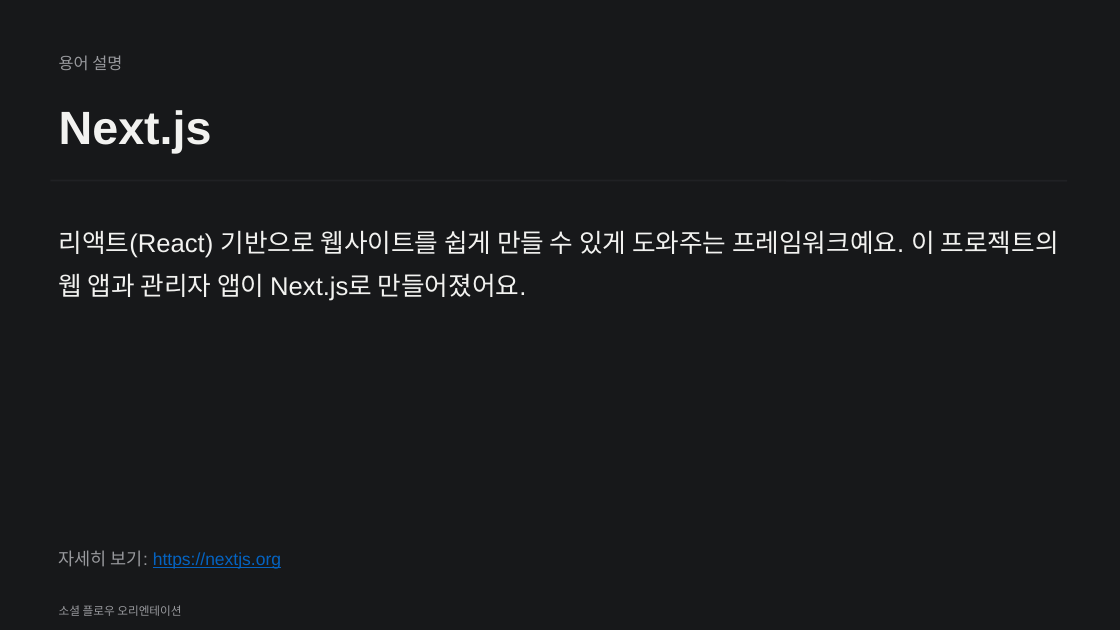
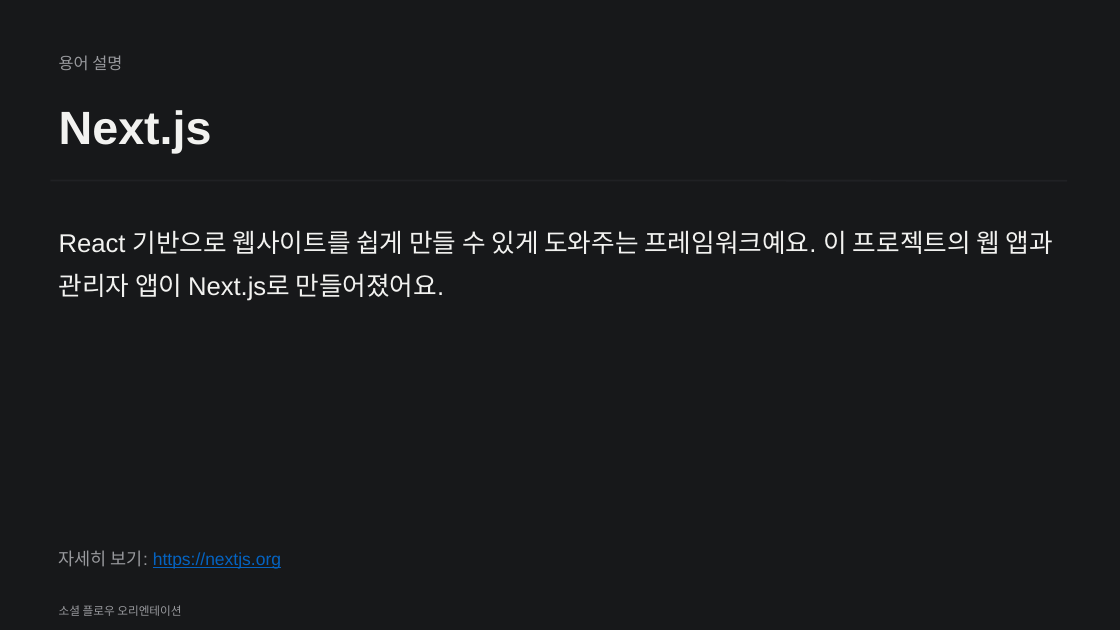
Before and after one commit to white100s/social_flow, a slide deck: slide 19 of docs/social-flow-orientation.pptx (slide 17 before the commit). Drawn at 1120x630 pixels with LibreOffice and Linux fonts; fonts in the diff are those of the drawing. Boxes give left, top, right and bottom in pixels: in the first picture for what was removed or moved away, otherwise in the second. Text is boxed around its words. In the diff, an @@ line names an element or a change of style, - is before the commit and + after.

Commit message:
Make the Next.js slide beginner-friendly, add supporting glossary terms
The web app slide assumed prior Next.js knowledge (Server Component,
Server Actions, middleware jargon with no explanation). Rewrote it in
plain language, and added 5 glossary terms it depends on: Routing,
React, Server/Client Component, Middleware/Proxy, and Port.

```diff
--- a/docs/social-flow-orientation.pptx
+++ b/docs/social-flow-orientation.pptx
@@ text at <box>59,230,1053,301</box>: text changed @@
-리액트(React) 기반으로 웹사이트를 쉽게 만들 수 있게 도와주는 프레임워크예요. 이 프로젝트의 웹 앱과 관리자 앱이 Next.js로 만들어졌어요.
+React 기반으로 웹사이트를 쉽게 만들 수 있게 도와주는 프레임워크예요. 이 프로젝트의 웹 앱과 관리자 앱이 Next.js로 만들어졌어요.
```
Also in this commit, not shown: 1 other slide changed, 5 slides added, 1 other file.
